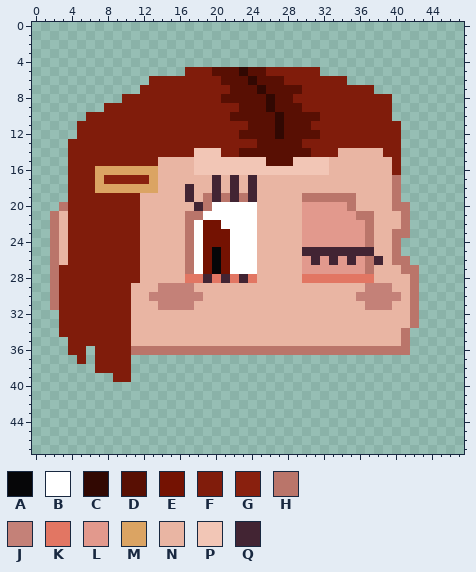
A pixel-art sprite gets an edit: ReinaDelNorteRPG/res/imagenes/mujer/cabeza-influencer-1.png. The first picture shows the starting point.
The file is 48x48 pixels. Colours within 5 levels of each other are drawn and written as one.
Palette (. is transparent): A #060608  B #ffffff  C #310802  D #580f03  E #741202  F #801c0b  G #89200e  H #ba756a  J #c48178  K #e27663  L #e2998d  M #dba463  N #e9b5a3  P #f2c6b6  Q #422433
New version:
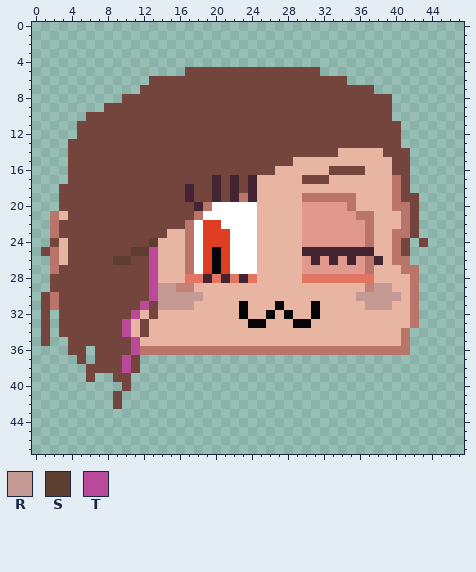
Colours new in this view: R #c59a94  S #5e3d31  T #bc4a9b
Edits made:
Colour E changes from #741202 to #df3e23.
Colour F changes from #801c0b to #74453d.
Colour A replaces colour N in row 31 at x 23, 27 and 31; in row 32 at x 23, 26, 28 and 31; in row 33 at x 24 to 25 and 29 to 30.
Colour F is added in rows 14 to 17 at x 41; in row 18 at x 3 and 41; in row 19 at x 3 and 41 to 42; in rows 20 to 23 at x 42; in row 24 at x 41 and 43; in row 25 at x 1 and 41.
Colour F is added in rows 30 to 35 at x 1; in row 37 at x 11; in row 38 at x 6 and 11; in row 39 at x 6; in row 40 at x 10; in rows 41 to 42 at x 9.
Colour F replaces colour C in row 5 at x 23; in row 6 at x 24; in row 7 at x 25; in rows 8 to 9 at x 26; in rows 10 to 12 at x 27.
Colour F replaces colour D in row 5 at x 20 to 22 and 24 to 25; in row 6 at x 21 to 23 and 25 to 27; in row 7 at x 22 to 24 and 26 to 29; in row 8 at x 21 to 25 and 27 to 28; in row 9 at x 23 to 25 and 27 to 29; in row 10 at x 22 to 26 and 28 to 31.
Colour F replaces colour D in row 11 at x 24 to 26 and 28 to 30; in row 12 at x 23 to 26 and 28 to 31; in row 13 at x 25 to 29; in row 14 at x 23 to 30; in row 15 at x 26 to 28.
Colour F replaces colour G in row 17 at x 8 to 12.
Colour F replaces colour H in row 19 at x 19 and 21; in row 20 at x 3; in row 21 at x 17; in row 24 at x 2; in rows 28 to 29 at x 2.
Colour F replaces colour M in row 16 at x 7 to 13; in row 17 at x 7 and 13; in row 18 at x 7 to 13.
Colour F replaces colour N in row 15 at x 14 to 17; in row 16 at x 14 to 17 and 33 to 36; in row 17 at x 14 to 19, 21, 23 and 30 to 32; in row 18 at x 14 to 16, 18 to 19, 21 and 23; in row 19 at x 12 to 16 and 18; in row 20 at x 12 to 17.
Colour F replaces colour N in row 21 at x 12 to 16; in row 22 at x 3 and 12 to 16; in row 23 at x 3 and 12 to 14; in row 24 at x 12; in rows 26 to 28 at x 12; in rows 29 to 30 at x 11 to 12.
Colour F replaces colour N in row 31 at x 11 and 13; in row 32 at x 13; in rows 33 to 34 at x 12.
Colour F replaces colour P in row 14 at x 18 to 20; in row 15 at x 18 to 25; in row 16 at x 18 to 26.
Colour N replaces colour P in row 15 at x 29 to 32; in row 16 at x 27 to 32.
Colour R replaces colour J in row 29 at x 14 to 15 and 38 to 39; in row 30 at x 14 to 18 and 36 to 40; in row 31 at x 14 to 17 and 37 to 39.
Colour S replaces colour F in row 25 at x 11; in row 26 at x 9 to 10.
Colour S replaces colour N in row 24 at x 13; in row 25 at x 12.
Colour T replaces colour F in rows 33 to 34 at x 10; in rows 37 to 38 at x 10.
Colour T replaces colour H in row 36 at x 11.
Colour T replaces colour J in row 30 at x 13.
Colour T replaces colour N in rows 25 to 29 at x 13; in row 31 at x 12; in row 32 at x 11; in row 35 at x 11.
Boxes around the changes in both pictures, in picture pixels (x1, y1, x2, y2):
changed: (41, 67, 428, 409)
